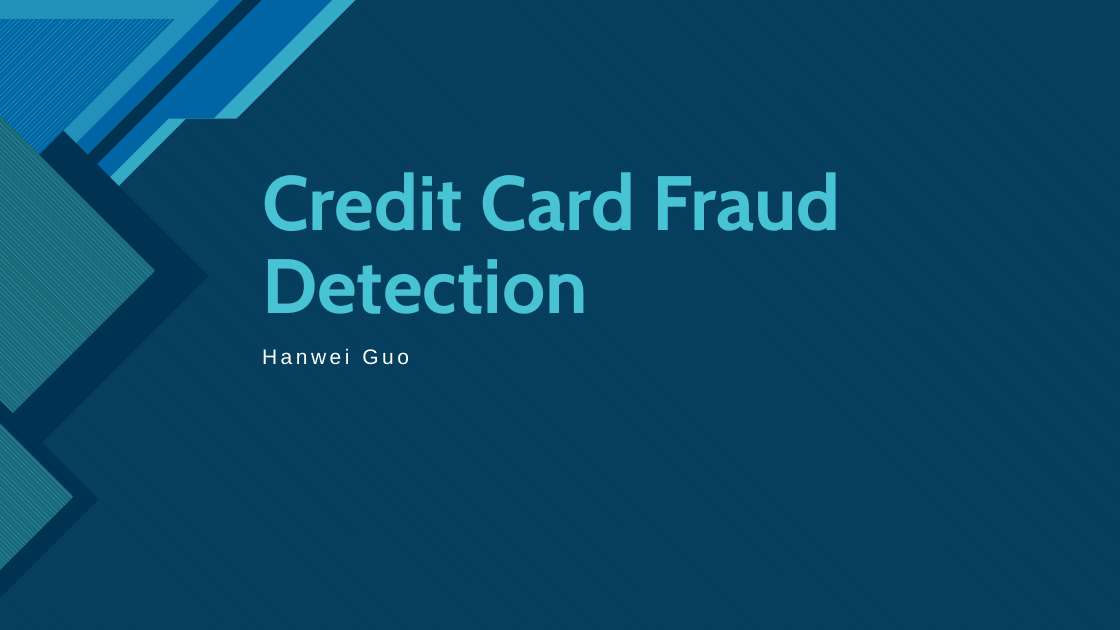
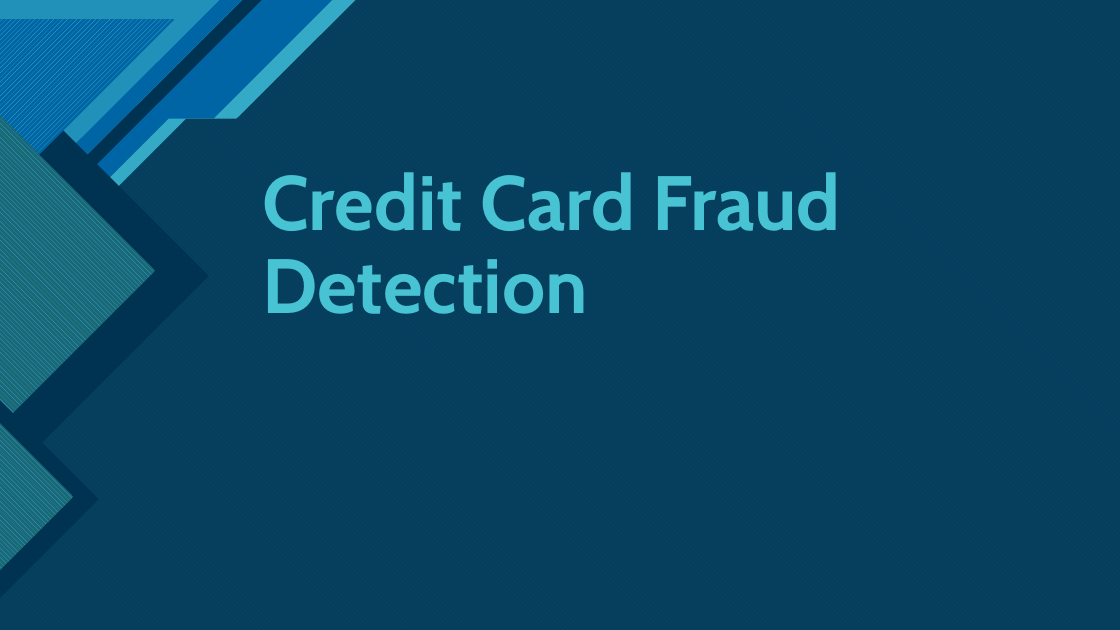
Before and after one commit to HGuo90s/fraud-detection, a slide deck: slide 1 of Fraud Detection.pptx. Drawn at 1120x630 pixels with LibreOffice and Linux fonts; fonts in the diff are those of the drawing. Boxes give left, top, right and bottom in pixels: in the first picture for what was removed or moved away, otherwise in the second. Text is boxed around its words. In the diff, an @@ line names an element or a change of style, - is before the commit and + after.

```diff
--- a/Fraud Detection.pptx
+++ b/Fraud Detection.pptx
@@ subtitle removed at bbox=[262, 348, 409, 365] @@
-Hanwei Guo
```
Also in this commit, not shown: 1 other file.
